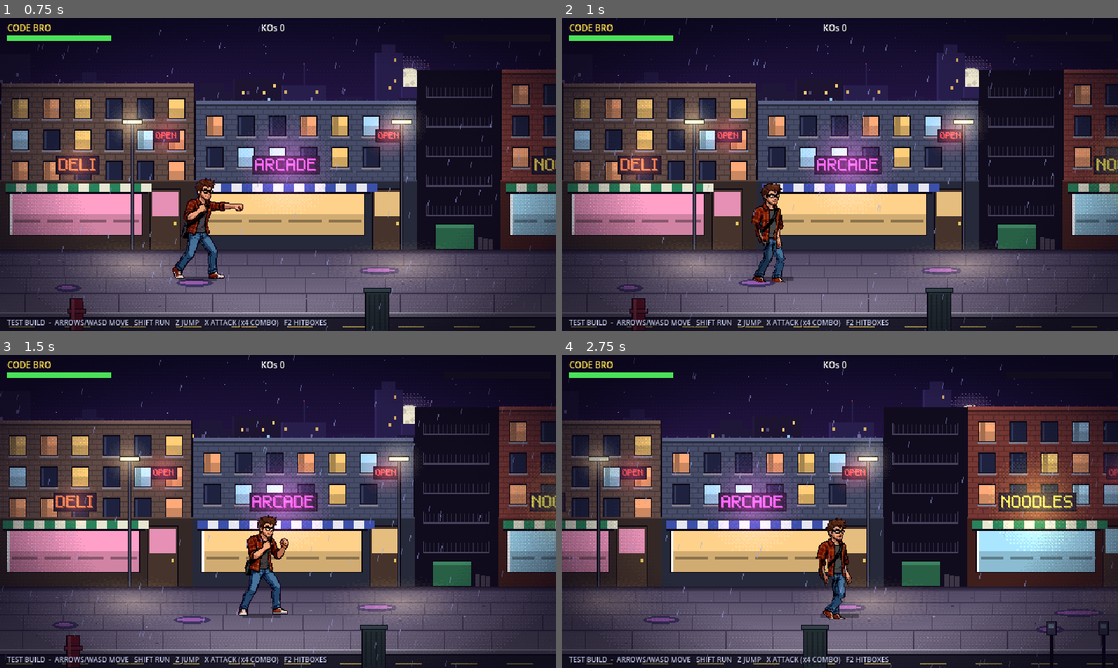
Above: before the commit, frames 1-4 (two rows, left to right).
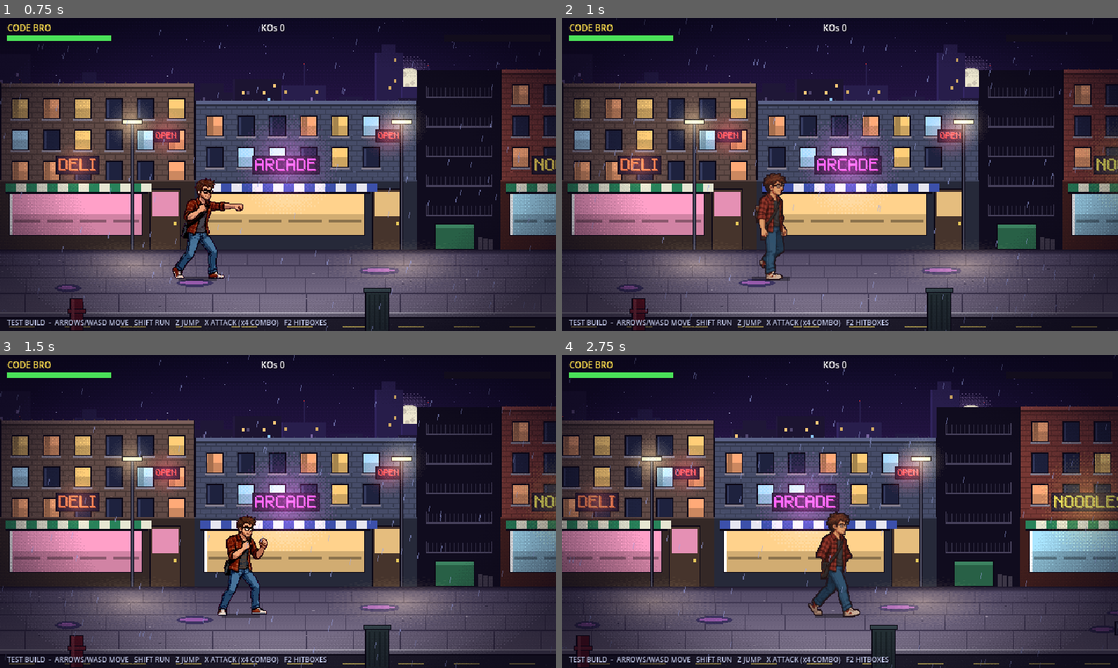
Above: after the commit, the same moments.

Repository: itamar050/HOTFIX
Game: Godot game, scene res://main.tscn
The game is run twice, just before and just after one commit, with the same random seed, the same clock (stepped at 60 frames per second) and the same inputs.
Inputs (mouse positions are in pixels of both pictures, inside the frame that each line leads up to):
- Up to frame 1 (0.75 s): tap Enter at 0.5 s; move the mouse to (400, 158) at 0.52 s; hold Right (right) from 0.53 s (still down); tap X (attack) at 0.6 s; click (400, 158) at 0.67 s
- Up to frame 2 (1 s): keep holding Right (right); tap Z (jump) at 0.77 s
- Up to frame 3 (1.5 s): release Right (right) at 1.25 s; drag from (166, 527) to (250, 574) at 1.27 s
- Up to frame 4 (2.75 s): move the mouse to (895, 442) at 2.02 s; hold Right (right) from 2.03 s (still down); tap Space at 2.1 s

Frame 1 is identical in both runs. In frame 2, 1.4% of the frame differs, in the area x 34-42%, y 49-85%; in frame 3, 11%; in frame 4, 39%, in the area x 0-100%, y 0-100%.

Commit message:
Code Bro walk from the user's walking video (legs finally alternate)
12 frames from one 28-frame loop of the Gemini walking clip, cut out of the
street background (OpenCV GrabCut, tools/video_sprites), downscaled to 120 px
with one palette and a 1 px outline, feet on the ground line. Replaces the rig
walk. WALK_SPEED 2.1 and 3 ticks per frame so the feet don't slide.
Source frames kept in art/raw/video/bro_walk.

Co-Authored-By: Claude Opus 5.5 <noreply@anthropic.com>
Claude-Session: https://claude.ai/code/session_013EMP3HZ7UCzkngodzLBxGW

Diff:
--- a/godot/assets/sprites/bro_walk.json
+++ b/godot/assets/sprites/bro_walk.json
@@ -1 +1 @@
-{"frames": 8, "cell": [160, 128], "anchor": [80, 124], "clipped": [], "source": "rig_walk.py (art/raw/bro_walk.png figure 0)"}
+{"frames": 12, "cell": [160, 128], "anchor": [80, 124], "clipped": [], "source": "gemini walk video (user), frames 91-118 of a 28-frame loop, cut out + downscaled by tools/video_sprites"}
--- a/godot/scripts/fighter.gd
+++ b/godot/scripts/fighter.gd
@@ -8,7 +8,10 @@
 ## Animations: [strip, frame, ticks] steps; an attack's active step is marked "hit".
 const ANIMS := {
 	"idle": [["bro_idle", 0, 18], ["bro_idle", 1, 12], ["bro_idle", 2, 22], ["bro_idle", 3, 12]],
-	"walk": [["bro_walk", 0, 6], ["bro_walk", 1, 6], ["bro_walk", 2, 6], ["bro_walk", 3, 6], ["bro_walk", 4, 6], ["bro_walk", 5, 6], ["bro_walk", 6, 6], ["bro_walk", 7, 6]],
+	# walk: 12 frames cut from the user's walking video (tools/video_sprites), 3 ticks each;
+	# one loop = 36 ticks = about 75 px at WALK_SPEED, the stride in the video (no foot sliding)
+	"walk": [["bro_walk", 0, 3], ["bro_walk", 1, 3], ["bro_walk", 2, 3], ["bro_walk", 3, 3], ["bro_walk", 4, 3], ["bro_walk", 5, 3],
+		["bro_walk", 6, 3], ["bro_walk", 7, 3], ["bro_walk", 8, 3], ["bro_walk", 9, 3], ["bro_walk", 10, 3], ["bro_walk", 11, 3]],
 	"run": [["bro_run", 0, 4], ["bro_run", 1, 4], ["bro_run", 2, 4], ["bro_run", 3, 4], ["bro_run", 4, 4], ["bro_run", 5, 4], ["bro_run", 6, 4], ["bro_run", 7, 4]],
 	"jump": [["bro_run", 2, 999]],
 	"jab_a": [["bro_punch", 0, 2], ["bro_punch", 1, 7, "hit"], ["bro_punch", 2, 6]],
@@ -30,7 +33,7 @@
 	"hook": {"box": Rect2(24, -100, 42, 26), "dmg": 6, "kb": 3.0, "next": "kick", "heavy": true},
 	"kick": {"box": Rect2(20, -104, 46, 34), "dmg": 9, "kb": 5.0, "knockdown": true, "heavy": true},
 }
-const WALK_SPEED := 3.2
+const WALK_SPEED := 2.1
 const RUN_SPEED := 5.6
 const GRAVITY := 0.55
 const JUMP_V := -10.5
Binary file changed: godot/assets/sprites/bro_walk.png
Not shown, changed: CLAUDE.md
